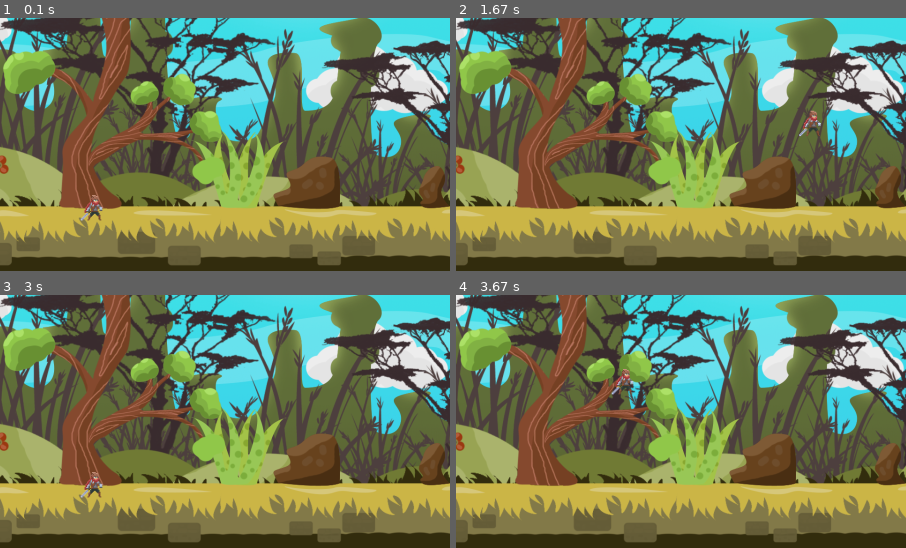
Above: before the commit, frames 1-4 (two rows, left to right).
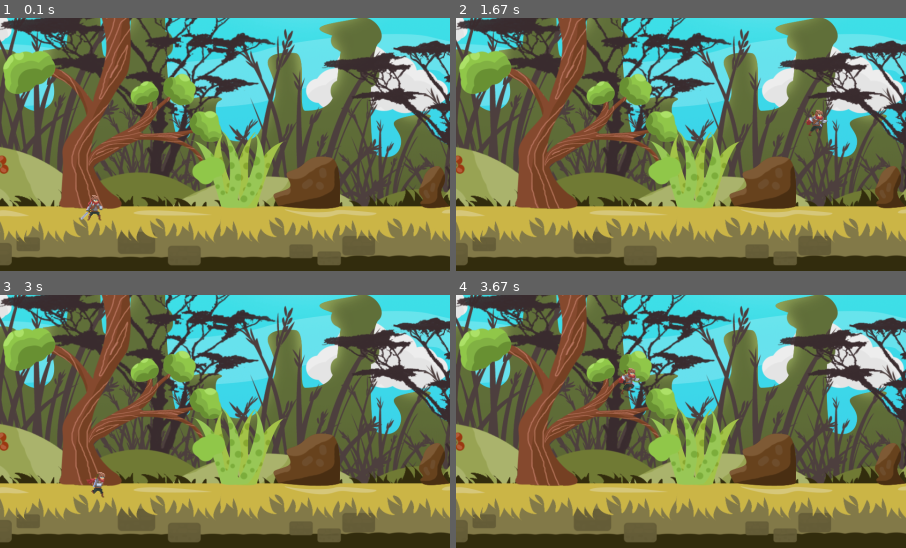
Above: after the commit, the same moments.

Repository: ethanwaggoner/Pygame_Game
Game: pygame game, started from Main.py
Same seed, same stepped clock (60 frames per second), same inputs: the game is played once before the commit and once after it.
Inputs:
- Up to frame 1 (0.1 s): no input
- Up to frame 2 (1.67 s): hold D 0.33-0.8 s; hold W 0.83-1.13 s; hold D 1.17-1.63 s
- Up to frame 3 (3 s): hold A 1.67-2.2 s; hold S 2.23-2.53 s; hold A 2.57-2.97 s
- Up to frame 4 (3.67 s): hold W 3-3.37 s; hold D from 3.4 s (still down)
The pictures show only the part of the screen within x 18-68%, y 50-100%; the shares and areas given below are measured in that part.

The runs differ from the first frame. In frame 1, 0.1% of the frame differs, in the area x 18-23%, y 72-81%; in frame 2, 0.3%; in frame 3, 0.3%, in the area x 17-24%, y 69-81%; in frame 4, 0.3%.

Commit message:
Add files via upload

Diff:
--- a/Assets.py
+++ b/Assets.py
@@ -1,9 +1,19 @@
+import pygame
+
+
 class Assets:
     def __init__(self):
         self.Level1 = "Assets/Backgrounds/Level1.png"
         self.Level2 = "Assets/Backgrounds/Level2.jpg"
 
-        self.playerIdle = ["Assets/Player/Idle/adventurer-idle-2-00.png",
-                           "Assets/Player/Idle/adventurer-idle-2-01.png",
-                           "Assets/Player/Idle/adventurer-idle-2-02.png",
-                           "Assets/Player/Idle/adventurer-idle-2-03.png"]
+        self.playerIdle = [pygame.image.load("Assets/Player/Idle/adventurer-idle-2-00.png").convert_alpha(),
+                           pygame.image.load("Assets/Player/Idle/adventurer-idle-2-01.png").convert_alpha(),
+                           pygame.image.load("Assets/Player/Idle/adventurer-idle-2-02.png").convert_alpha(),
+                           pygame.image.load("Assets/Player/Idle/adventurer-idle-2-03.png").convert_alpha()]
+
+        self.playerWalkRight = [pygame.image.load("Assets/Player/Walk_Right/adventurer-run-00.png").convert_alpha(),
+                                pygame.image.load("Assets/Player/Walk_Right/adventurer-run-01.png").convert_alpha(),
+                                pygame.image.load("Assets/Player/Walk_Right/adventurer-run-02.png").convert_alpha(),
+                                pygame.image.load("Assets/Player/Walk_Right/adventurer-run-03.png").convert_alpha(),
+                                pygame.image.load("Assets/Player/Walk_Right/adventurer-run-04.png").convert_alpha(),
+                                pygame.image.load("Assets/Player/Walk_Right/adventurer-run-05.png").convert_alpha()]
--- a/Main.py
+++ b/Main.py
@@ -15,10 +15,22 @@
 startX = 0
 startY = 0
 velocity = 10
+walkCount = 0
+
 
 Assets = Assets()
 Background1 = Background(Assets.Level1, displaySurface)
 Player = Player()
+
+
+def draw():
+    displaySurface.fill((255, 255, 255))
+    Background1.render()
+    Player.render(displaySurface, startX, startY)
+    Player.update()
+    pygame.display.update()
+    FPS_CLOCK.tick(FPS)
+
 
 boole = True
 while boole:
@@ -32,15 +44,15 @@
 
     if keys[pygame.K_d]:
         startX += velocity
-    if keys[pygame.K_a]:
+        Player.run()
+    elif keys[pygame.K_a]:
         startX -= velocity
-    if keys[pygame.K_s]:
+        Player.run()
+    elif keys[pygame.K_s]:
         startY += velocity
-    if keys[pygame.K_w]:
+        Player.run()
+    elif keys[pygame.K_w]:
         startY -= velocity
+        Player.run()
 
-    displaySurface.fill((255, 255, 255))
-    Background1.render()
-    Player.render(displaySurface, startX, startY)
-    pygame.display.update()
-    FPS_CLOCK.tick(FPS)
+    draw()
--- a/Player.py
+++ b/Player.py
@@ -9,19 +9,42 @@
         pygame.sprite.Sprite.__init__(self)
         player_assets = Assets()
 
-        self.images = player_assets.playerIdle
-        self.convimages = []
+        self.is_running = False
+        self.images = player_assets.playerWalkRight
+        self.idles = player_assets.playerIdle
+        self.current_sprite = 0
+        self.image = self.images[self.current_sprite]
+        self.idle_image = self.idles[self.current_sprite]
+
+        self.rect = self.image.get_rect()
+
         self.start_positionX = 500
         self.start_positionY = 900
 
         width, height = pygame.display.get_surface().get_size()
 
-        for image in self.images:
-            image = pygame.image.load(image).convert_alpha()
-            self.convimages.append(image)
+    def run(self):
+        self.is_running = True
+
+    def update(self):
+        if self.is_running:
+            self.current_sprite += 0.2
+            if self.current_sprite >= len(self.images):
+                self.current_sprite = 0
+                self.is_running = False
+            self.image = self.images[int(self.current_sprite)]
+        elif not self.is_running:
+            self.current_sprite += 0.2
+            if self.current_sprite >= len(self.idles):
+                self.current_sprite = 0
+            self.idle_image = self.idles[int(self.current_sprite)]
 
     def render(self, display, x, y):
-        image = self.convimages[0]
-        image_size = image.get_size()
-        big_image = pygame.transform.scale(image, (int(image_size[0]*2), int(image_size[1]*2)))
-        display.blit(big_image, (self.start_positionX + x, self.start_positionY + y))
+        if self.is_running:
+            image_size = self.image.get_size()
+            big_image = pygame.transform.scale(self.image, (int(image_size[0]*2), int(image_size[1]*2)))
+            display.blit(big_image, (self.start_positionX + x, self.start_positionY + y))
+        else:
+            idle_size = self.idle_image.get_size()
+            big_idle = pygame.transform.scale(self.idle_image, (int(idle_size[0] * 2), int(idle_size[1] * 2)))
+            display.blit(big_idle, (self.start_positionX + x, self.start_positionY + y))
Binary file added: Assets/Player/Idle/adventurer-idle-2-00.png
Binary file added: Assets/Player/Idle/adventurer-idle-2-01.png
Binary file added: Assets/Player/Idle/adventurer-idle-2-02.png
Binary file added: Assets/Player/Idle/adventurer-idle-2-03.png
Binary file added: Assets/Player/Walk_Right/adventurer-run-00.png
Binary file added: Assets/Player/Walk_Right/adventurer-run-01.png
Binary file added: Assets/Player/Walk_Right/adventurer-run-02.png
Binary file added: Assets/Player/Walk_Right/adventurer-run-03.png
Binary file added: Assets/Player/Walk_Right/adventurer-run-04.png
Binary file added: Assets/Player/Walk_Right/adventurer-run-05.png
